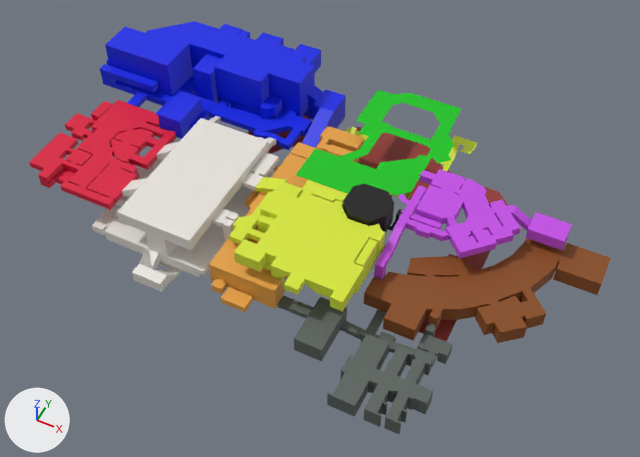
A saved change to the glTF model public/assets/stella-3d-reference.glb.
The view is the same before and after, from a camera (50 mm lens) standing at (54.1, -102.8, 123.2) and looking at (4.7, -4.0, -0.3). Lighting does not change. The marker at lower left points along +X, +Y and +Z. The picture after the commit comes second. Vertices at exactly the same position are counted once.

The scene before the commit, as lines of its bpy script (objects in view):
```python
ob_archives_ground_floor = bpy.data.objects.new('archives ground floor', me_plane_013)
ob_archives_ground_floor.location = (-0.1, -0.1, 2.4)
ob_assembly_ground_floor = bpy.data.objects.new('assembly ground floor', me_plane)
ob_assembly_ground_floor.location = (0.0, 0.0, 4.5)
ob_atrium_first_floor = bpy.data.objects.new('atrium first floor', me_plane_004)
ob_atrium_first_floor.location = (0.0, 0.5, 7.2)
ob_business_center_ground_floor = bpy.data.objects.new('business center ground floor', me_plane_008)
ob_business_center_ground_floor.location = (0.0, 0.0, 7.2)
ob_loading_bay_top_floor = bpy.data.objects.new('loading bay top floor', me_plane_003)
ob_loading_bay_top_floor.location = (-1.3, 2.9, 4.5)
ob_lobby_top_floor = bpy.data.objects.new('lobby top floor', me_plane_006)
ob_lobby_top_floor.location = (0.0, 0.0, 8.8)
ob_medical_second_floor = bpy.data.objects.new('medical second floor', me_plane_001)
ob_medical_second_floor.location = (-1.3, 2.9, 4.5)
ob_metro_ground_floor = bpy.data.objects.new('metro ground floor', me_plane_010)
ob_metro_ground_floor.location = (-0.1, -0.1, -0.1)
ob_metro_middle = bpy.data.objects.new('metro middle', me_plane_002)
ob_metro_middle.location = (-0.1, -0.1, -2.8)
# also in view: 'sandbox ground floor' at (2.6, -6.1, 2.2); 'communications first floor' at (14.9, -3.4, 9.8); 'seed vault ground floor' at (22.1, -25.0, 2.1)
```
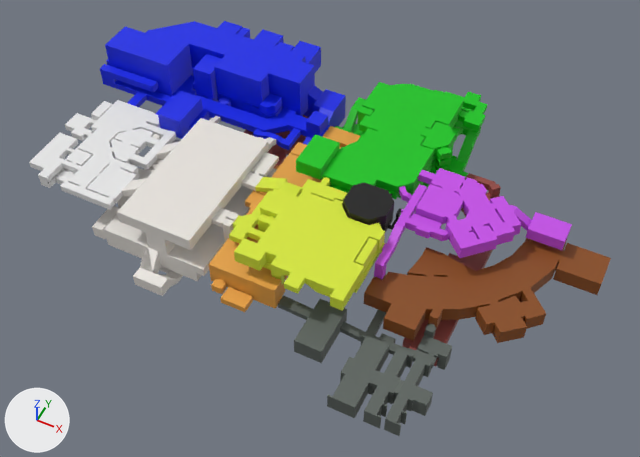
Commit message: model pretty much done

Boxes (x1, y1, x2, y2) around the edits, measured in the pictures (640 x 457 px; the box of a moved part takes in the faces that stretch with it):
'loading bay top floor', reshaped
    before: (92, 116, 279, 292)
    after: (92, 116, 279, 296)
'lobby top floor', reshaped, moved (16% wider, 11% taller)
    before: (296, 90, 461, 195)
    after: (296, 82, 487, 199)
'atrium first floor', reshaped, moved
    before: (229, 177, 385, 312)
    after: (229, 177, 385, 311)
'seed vault ground floor', reshaped
    before: (278, 295, 453, 434)
    after: (278, 295, 452, 436)
'business center ground floor', reshaped
    before: (374, 169, 572, 279)
    after: (374, 168, 572, 279)
'metro ground floor', reshaped, moved (mostly hidden)
    before: (247, 115, 508, 341)
    after: (244, 115, 501, 366)
'communications first floor', moved
    before: (343, 184, 402, 233)
    after: (343, 183, 402, 232)
'metro middle', deleted
    before: (345, 127, 478, 199)
part 1 of me_plane, moved or reshaped
    before: (156, 24, 334, 148)
    after: (156, 21, 334, 145)
part 2 of me_plane_004, moved or reshaped (mostly hidden)
    before: (301, 190, 348, 208)
    after: (301, 181, 348, 202)
part 3 of me_plane_008, moved or reshaped
    before: (375, 169, 521, 270)
    after: (375, 168, 522, 270)
part 4 of me_plane_003, moved or reshaped
    before: (92, 159, 276, 292)
    after: (92, 134, 277, 296)
part 6 of me_plane_001, recoloured (red to white)
    both: (29, 100, 176, 210)
part 8 of me_plane_012, moved or reshaped
    before: (274, 126, 364, 171)
    after: (275, 126, 361, 169)
part 10 of me_plane_013, reshaped
    before: (407, 256, 475, 275)
    after: (407, 247, 474, 277)

Edits to the bpy script that builds the scene:
```text
Change me_plane:
    remove me_plane.from_pydata(...)  # 757 vertices, 1382 faces; spans x -53.8..-3.5, y 1.0..34.0, z -4.8..9.2
    add me_plane.from_pydata(...)  # 809 vertices, 1489 faces; spans x -53.8..-3.0, y 1.0..34.0, z -5.0..9.2
    me_plane part 1: 283 vertices moved from x -37.0..-3.5, y 9.0..34.0, z -4.8..4.2 to x -37.0..-3.5, y 9.0..34.0, z -5.0..5.0; 21 vertices removed from x -28.5..-3.5, y 9.2..18.0, z -0.2..1.8; 73 vertices added at x -30.5..-3.0, y 9.0..29.8, z -1.2..4.2
Change me_plane_004:
    remove me_plane_004.from_pydata(...)  # 380 vertices, 785 faces; spans x -7.5..19.8, y -27.0..-3.5, z -3.5..4.0
    add me_plane_004.from_pydata(...)  # 400 vertices, 821 faces; spans x -7.5..19.8, y -27.0..-3.0, z -3.5..4.0
    me_plane_004 part 2: 2 vertices moved from x 10.0..10.3, y -7.2..-6.2, z 2.0..2.2 to x 10.0..10.3, y -7.2..-6.2, z 1.8..2.0; 21 vertices removed from x 2.0..10.3, y -7.7..-4.0, z 2.0..2.2; 41 vertices added at x 2.0..10.3, y -7.7..-3.0, z 0.0..3.2
    other edits to the shape of me_plane_004 do not show in these pictures
Change me_plane_008:
    remove me_plane_008.from_pydata(...)  # 341 vertices, 695 faces; spans x 17.3..47.0, y -14.0..9.5, z -2.0..3.8
    add me_plane_008.from_pydata(...)  # 347 vertices, 713 faces; spans x 17.3..47.0, y -14.0..9.5, z -2.0..4.0
    me_plane_008 part 3: 84 vertices moved from x 19.5..39.5, y -14.0..8.0, z 0.0..3.8 to x 19.3..39.5, y -14.0..8.0, z 0.2..4.0; 63 vertices removed from x 17.3..32.3, y -10.5..9.5, z 1.2..3.8; 69 vertices added at x 17.3..32.3, y -10.5..9.5, z 1.5..4.0
Change me_plane_003:
    remove me_plane_003.from_pydata(...)  # 345 vertices, 687 faces; spans x -33.2..-5.5, y -31.2..6.1, z -8.2..4.0
    add me_plane_003.from_pydata(...)  # 510 vertices, 1010 faces; spans x -33.2..-5.5, y -31.2..6.1, z -10.0..4.0
    me_plane_003 part 4: 67 vertices moved from x -20.2..-5.5, y -31.2..1.6, z -8.2..-3.2 to x -20.2..-5.5, y -31.2..1.6, z -10.0..-2.8; 127 vertices removed from x -33.2..-7.2, y -26.4..1.6, z -8.2..-3.2; 292 vertices added at x -33.2..-7.2, y -26.4..1.6, z -10.0..1.2
Change me_plane_006:
    remove me_plane_006.from_pydata(...)  # 42 vertices, 44 faces; spans x -1.5..22.5, y -1.5..29.5, z 0.0
    add me_plane_006.from_pydata(...)  # 1035 vertices, 2074 faces; spans x -3.5..24.8, y -3.5..36.5, z -12.0..2.8
    me_plane_006 part 5: 28 vertices removed from x -1.5..21.5, y -1.5..29.5, z 0.0; 1021 vertices added at x -3.5..24.8, y -3.5..36.5, z -12.0..2.8
    add me_plane_006.materials.append(mat_material_009)  # yellow #d7e736
Change me_plane_001:
    remove me_plane_001.from_pydata(...)  # 443 vertices, 906 faces; spans x -50.2..-28.0, y -23.9..1.1, z -1.2..1.5
    add me_plane_001.from_pydata(...)  # 447 vertices, 910 faces; spans x -50.2..-28.0, y -23.9..1.1, z -1.2..1.5
    me_plane_001 part 6: 900 faces spanning x -50.2..-28.0, y -23.9..1.1, z -1.2..1.5 switch from mat_material_002 (red #db073a) to no material
    edits to the shape of me_plane_001 do not show in these pictures
Change me_plane_010:
    remove me_plane_010.from_pydata(...)  # 59 vertices, 57 faces; spans x -20.4..35.6, y -18.9..27.1, z -0.2
    add me_plane_010.from_pydata(...)  # 273 vertices, 520 faces; spans x -20.4..35.4, y -21.4..23.6, z -4.2..0.1
    me_plane_010 part 7: 59 vertices removed from x -20.4..35.6, y -18.9..27.1, z -0.2; 273 vertices added at x -20.4..35.4, y -21.4..23.6, z -4.2..0.1
Change me_plane_012:
    remove me_plane_012.from_pydata(...)  # 717 vertices, 1357 faces; spans x -9.6..15.1, y -27.9..15.8, z -2.7..5.3
    add me_plane_012.from_pydata(...)  # 705 vertices, 1349 faces; spans x -9.6..15.1, y -27.9..16.1, z -3.4..5.3
    me_plane_012 part 8: 9 vertices moved from x -9.6..0.4, y 2.1..11.1, z -1.4..3.6 to x -9.6..-1.4, y 2.1..11.1, z -0.9..3.8; 23 vertices removed from x -9.6..4.6, y 5.1..15.8, z -1.4..5.3; 35 vertices added at x -9.6..4.6, y 4.6..16.1, z -1.4..5.3
    other edits to the shape of me_plane_012 do not show in these pictures
Change me_plane_011:
    remove me_plane_011.from_pydata(...)  # 273 vertices, 530 faces; spans x 7.1..37.4, y -37.4..-12.4, z -1.4..3.3
    add me_plane_011.from_pydata(...)  # 283 vertices, 548 faces; spans x 7.1..37.4, y -37.4..-12.4, z -3.2..2.8
    me_plane_011 part 9: 237 vertices removed from x 13.6..37.4, y -37.4..-17.7, z -1.4..3.3; 247 vertices added at x 13.6..37.4, y -37.4..-17.7, z -3.2..2.8
Change me_plane_013:
    remove me_plane_013.from_pydata(...)  # 156 vertices, 314 faces; spans x 20.1..55.1, y -21.2..9.1, z -0.2..2.8
    add me_plane_013.from_pydata(...)  # 163 vertices, 328 faces; spans x 20.1..55.1, y -21.2..9.1, z -2.4..2.8
    me_plane_013 part 10
    4 vertices are removed from x 24.1..32.4, y -7.4..-2.7, z -0.2..2.8
    18 faces are deleted
    6 vertices are added at (25.6, -3.9, 2.8), (25.6, -3.9, -0.2), (25.6, -6.4, -0.2), (25.6, -3.9, -2.4), (25.6, -6.4, -2.4), (25.6, -6.4, 2.8)
    5 new vertices lie (3.0, 0.0, 0.0) away from vertices in x 25.6, y -6.4..-3.9, z -2.4..2.8
    32 new faces join them
Change ob_atrium_first_floor:
    ob_atrium_first_floor.location: (0.0, 0.5, 7.2) -> (0.0, 0.5, 7.5)
Change ob_communications_first_floor:
    ob_communications_first_floor.location: (0.0, 0.0, 7.2) -> (0.0, 0.0, 7.5)
Change ob_lobby_top_floor:
    ob_lobby_top_floor.location: (0.0, 0.0, 8.8) -> (0.0, 0.0, 9.5)
Change ob_metro_ground_floor:
    ob_metro_ground_floor.location: (-0.1, -0.1, -0.1) -> (-0.1, -0.1, 1.7)
Remove ob_metro_middle:
    ob_metro_middle = bpy.data.objects.new('metro middle', me_plane_002)
```
